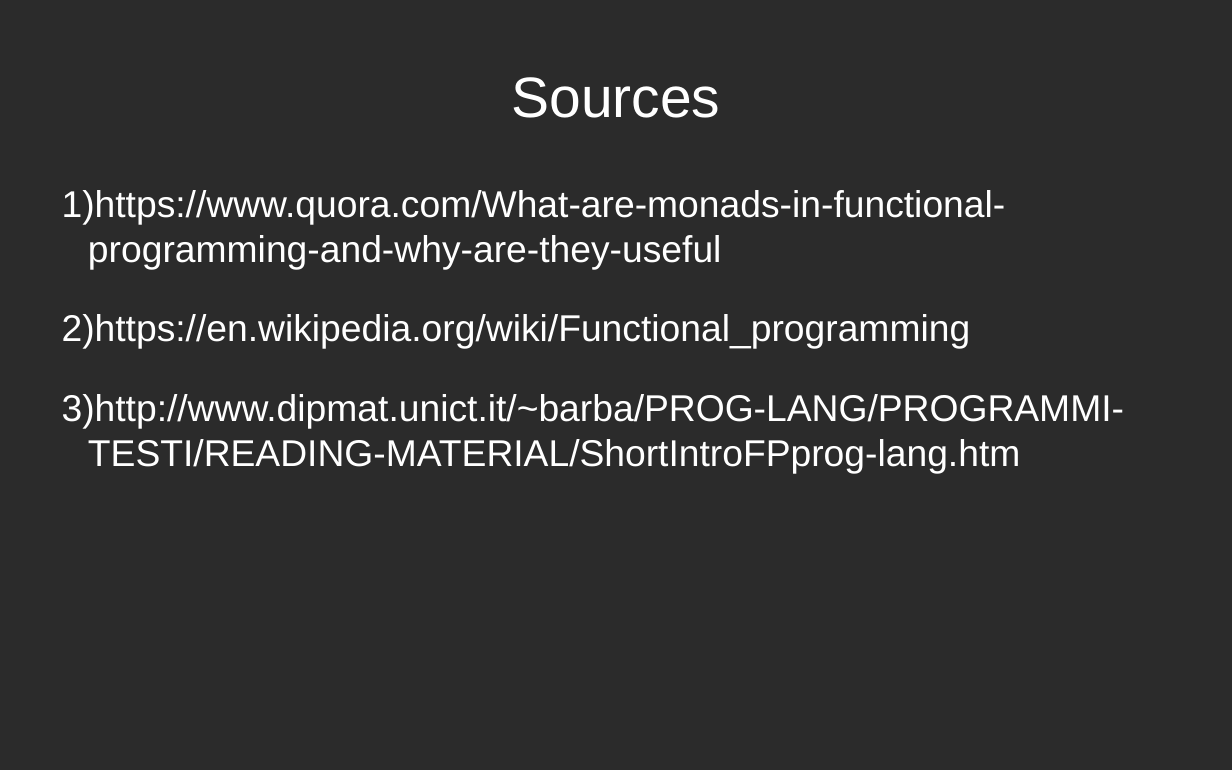
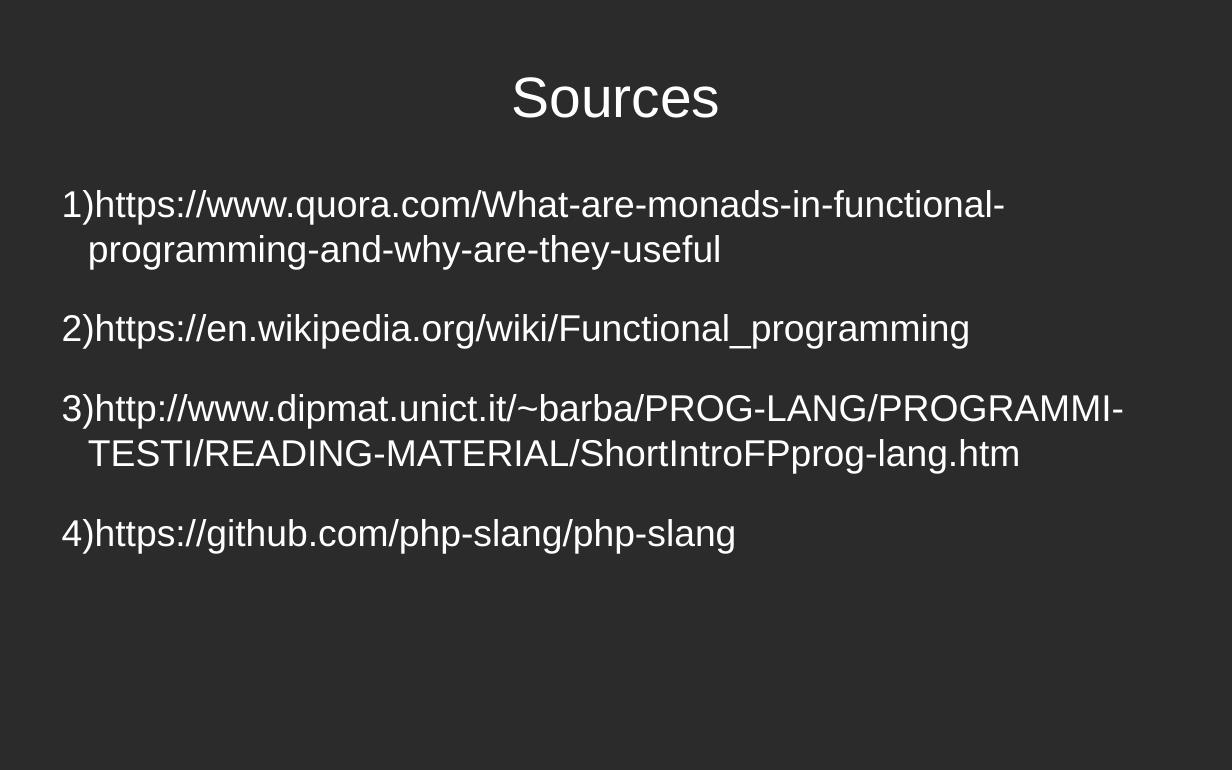
Before and after one commit to fkryvyts/functional_programming, a slide deck: slide 16 of documentation/presentation.odp (slide 14 before the commit). Drawn at 1232x770 pixels with LibreOffice and Linux fonts; fonts in the diff are those of the drawing; background and template pictures are left out; a plain dark background stands for a picture behind light text. Boxes give left, top, right and bottom in pixels: in the first picture for what was removed or moved away, otherwise in the second. Text is boxed around its words. In the diff, an @@ line names an element or a change of style, - is before the commit and + after.

```diff
--- a/documentation/presentation.odp
+++ b/documentation/presentation.odp
@@ subtitle at [62,519,737,554]: paragraph added @@
+4) https://github.com/php-slang/php-slang
```
Also in this commit, not shown: 5 other slides changed, 2 slides added.
